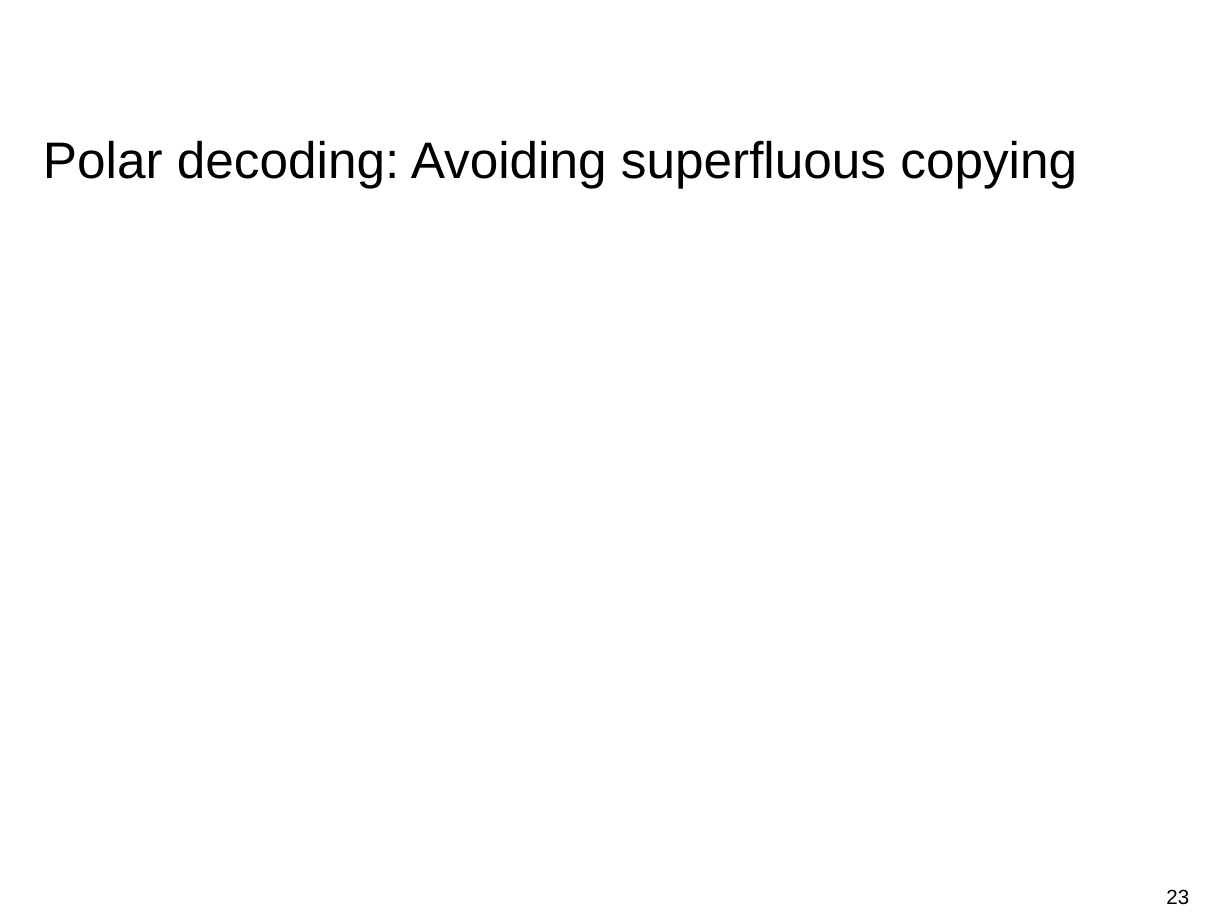
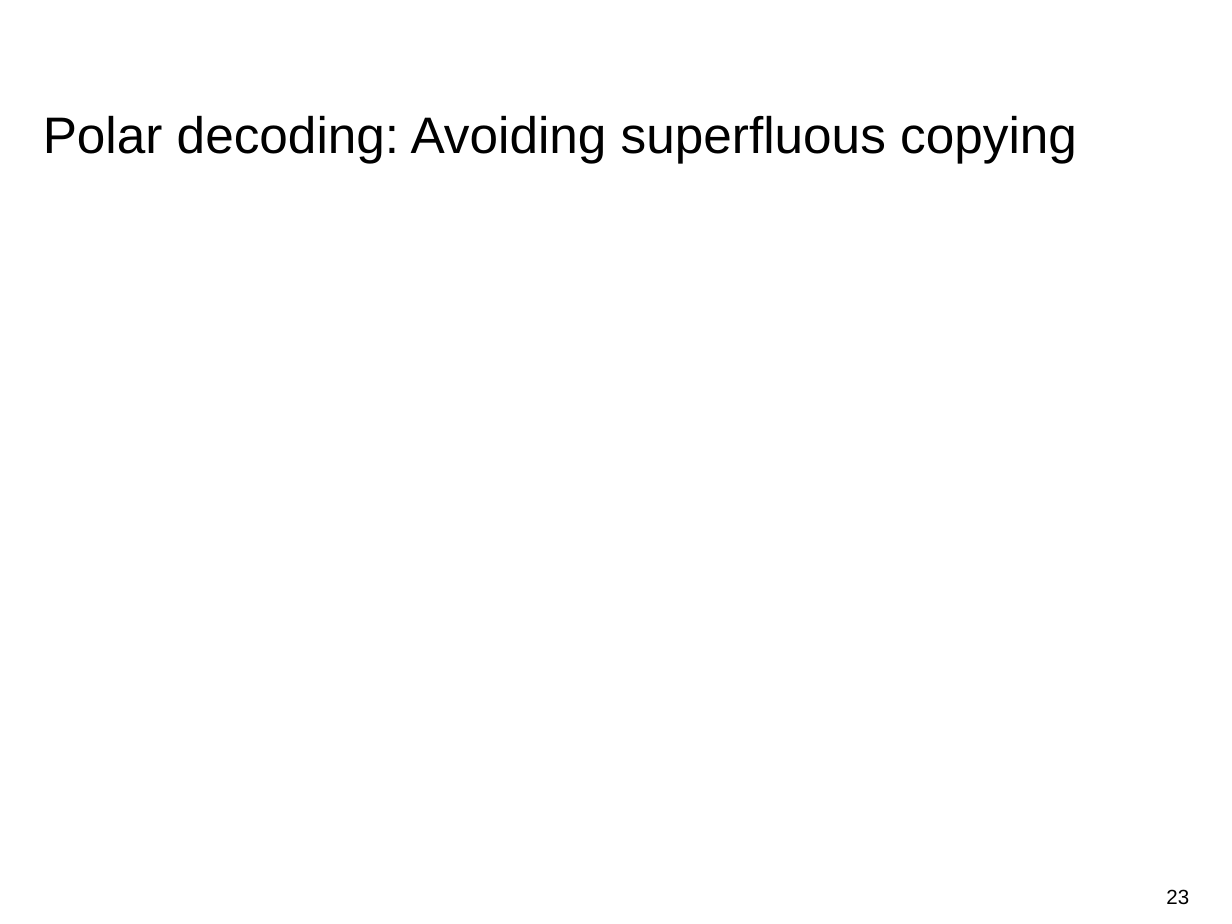
Before and after one commit to yadhu1961/thesis_5GPolorCodes, a slide deck: slide 23 of final_presentation/finalPpt.pptx. Drawn at 1232x924 pixels with LibreOffice and Linux fonts; fonts in the diff are those of the drawing; background and template pictures are left out. Boxes give left, top, right and bottom in pixels: in the first picture for what was removed or moved away, otherwise in the second. Text is boxed around its words. In the diff, an @@ line names an element or a change of style, - is before the commit and + after.

```diff
--- a/final_presentation/finalPpt.pptx
+++ b/final_presentation/finalPpt.pptx
@@ title "Polar decoding: Avoiding superfluous copying": place and size @@
-title "Polar decoding: Avoiding superfluous copying" at [43,140,1077,188]
+title "Polar decoding: Avoiding superfluous copying" at [43,115,1077,163]
```
Also in this commit, not shown: 5 other slides changed, 1 other file.
